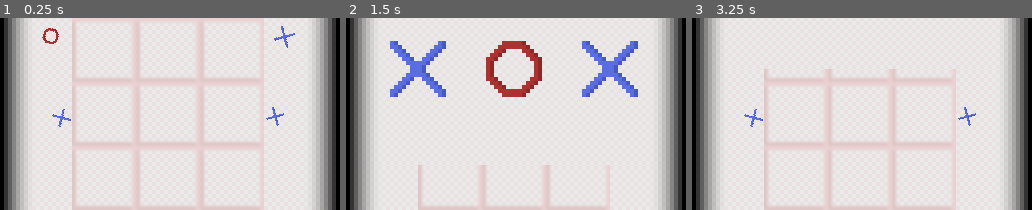
Above: before the commit, frames 1-3 (left to right).
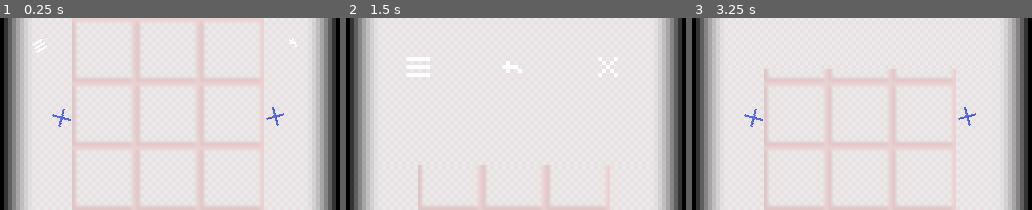
Above: after the commit, the same moments.

Repository: OpenTicTacToeX/OpenTicTacToeX
Game: Godot game, scene res://src/game/game.tscn
The game is run twice, just before and just after one commit, with the same random seed, the same clock (stepped at 60 frames per second) and the same inputs. This scene is started directly instead of the project's main scene.
Inputs:
- Up to frame 1 (0.25 s): no input
- Up to frame 2 (1.5 s): tap Enter at 0.5 s; tap R (R) at 0.6, 1.35 s
- Up to frame 3 (3.25 s): tap R (R) at 2.1, 2.85 s

The runs differ from the first frame. In frame 1, 0.4% of the frame differs, in the area x 10-88%, y 4-19%; in frame 2, 5.8%, in the area x 12-86%, y 11-42%; in frame 3, nothing differs.

Commit message:
menu

Diff:
--- a/src/game/game.tscn
+++ b/src/game/game.tscn
@@ -9,6 +9,8 @@
 [ext_resource path="res://src/other/End/end_screen.tscn" type="PackedScene" id=7]
 [ext_resource path="res://textures/O.png" type="Texture" id=8]
 [ext_resource path="res://textures/X.png" type="Texture" id=9]
+[ext_resource path="res://textures/menu/menu.png" type="Texture" id=10]
+[ext_resource path="res://textures/menu/restart.png" type="Texture" id=11]
 
 [sub_resource type="RectangleShape2D" id=1]
 
@@ -70,17 +72,17 @@
 
 [node name="menu" type="TouchScreenButton" parent="menu"]
 pause_mode = 2
-position = Vector2( 9.57716, 3.78632 )
+position = Vector2( 4.57716, 5.78632 )
 rotation = -0.546288
-scale = Vector2( 0.283105, 0.283105 )
-normal = ExtResource( 8 )
+scale = Vector2( 0.5, 0.5 )
+normal = ExtResource( 10 )
 shape = SubResource( 1 )
 
 [node name="replay" type="TouchScreenButton" parent="menu"]
-position = Vector2( 70.3124, 1.6172 )
+position = Vector2( 72, 1 )
 rotation = 0.523599
-scale = Vector2( 0.283105, 0.283105 )
-normal = ExtResource( 9 )
+scale = Vector2( 0.5, 0.5 )
+normal = ExtResource( 11 )
 shape = SubResource( 1 )
 
 [node name="turn" type="AnimatedSprite" parent="menu"]
--- a/src/other/End/end_screen.tscn
+++ b/src/other/End/end_screen.tscn
@@ -1,8 +1,9 @@
-[gd_scene load_steps=7 format=2]
+[gd_scene load_steps=8 format=2]
 
+[ext_resource path="res://textures/menu/restart.png" type="Texture" id=1]
 [ext_resource path="res://src/other/End/end_screen.gd" type="Script" id=2]
-[ext_resource path="res://textures/X.png" type="Texture" id=3]
-[ext_resource path="res://textures/O.png" type="Texture" id=4]
+[ext_resource path="res://textures/menu/exit.png" type="Texture" id=3]
+[ext_resource path="res://textures/menu/menu.png" type="Texture" id=4]
 [ext_resource path="res://src/other/back/back.tscn" type="PackedScene" id=5]
 
 [sub_resource type="Animation" id=1]
@@ -49,11 +50,11 @@
 
 [node name="menu" type="TouchScreenButton" parent="."]
 position = Vector2( 10, 16 )
-normal = ExtResource( 3 )
+normal = ExtResource( 4 )
 
 [node name="replay" type="TouchScreenButton" parent="."]
 position = Vector2( 34, 16 )
-normal = ExtResource( 4 )
+normal = ExtResource( 1 )
 
 [node name="exit" type="TouchScreenButton" parent="."]
 position = Vector2( 58, 16 )
--- a/src/other/menu/menu.tscn
+++ b/src/other/menu/menu.tscn
@@ -1,12 +1,13 @@
-[gd_scene load_steps=7 format=2]
+[gd_scene load_steps=8 format=2]
 
 [ext_resource path="res://src/other/back/back.tscn" type="PackedScene" id=1]
 [ext_resource path="res://textures/effect.png" type="Texture" id=2]
-[ext_resource path="res://textures/X.png" type="Texture" id=3]
-[ext_resource path="res://textures/O.png" type="Texture" id=4]
+[ext_resource path="res://textures/menu/play.png" type="Texture" id=3]
+[ext_resource path="res://textures/menu/store.png" type="Texture" id=4]
 [ext_resource path="res://src/other/menu/menu.gd" type="Script" id=5]
+[ext_resource path="res://textures/menu/exit.png" type="Texture" id=6]
 
-[sub_resource type="RectangleShape2D" id=2]
+[sub_resource type="RectangleShape2D" id=1]
 
 [node name="menu" type="Node2D"]
 script = ExtResource( 5 )
@@ -22,12 +23,12 @@
 [node name="play" type="TouchScreenButton" parent="Node2D"]
 position = Vector2( 35, 16 )
 normal = ExtResource( 3 )
-shape = SubResource( 2 )
+shape = SubResource( 1 )
 
 [node name="exit" type="TouchScreenButton" parent="Node2D"]
 position = Vector2( 51, 18 )
 scale = Vector2( 0.75, 0.75 )
-normal = ExtResource( 4 )
+normal = ExtResource( 6 )
 
 [node name="TouchScreenButton3" type="TouchScreenButton" parent="Node2D"]
 position = Vector2( 23, 18 )
--- a/src/other/pause/pause.tscn
+++ b/src/other/pause/pause.tscn
@@ -1,7 +1,7 @@
 [gd_scene load_steps=6 format=2]
 
 [ext_resource path="res://textures/black.png" type="Texture" id=1]
-[ext_resource path="res://textures/X.png" type="Texture" id=2]
+[ext_resource path="res://textures/menu/menu.png" type="Texture" id=2]
 [ext_resource path="res://src/other/pause/pause.gd" type="Script" id=3]
 
 [sub_resource type="SpriteFrames" id=1]
Not shown, changed: export_presets.cfg
Not shown: 1 places in src/game/game.tscn that only renumber resources
Binary file added: textures/menu/exit.png
Not shown, added: textures/menu/exit.png.import
Binary file added: textures/menu/info.png
Not shown, added: textures/menu/info.png.import
Binary file added: textures/menu/menu.png
Not shown, added: textures/menu/menu.png.import
Binary file added: textures/menu/play.png
Not shown, added: textures/menu/play.png.import
Binary file added: textures/menu/restart.png
Not shown, added: textures/menu/restart.png.import
(and 2 more such lines)
